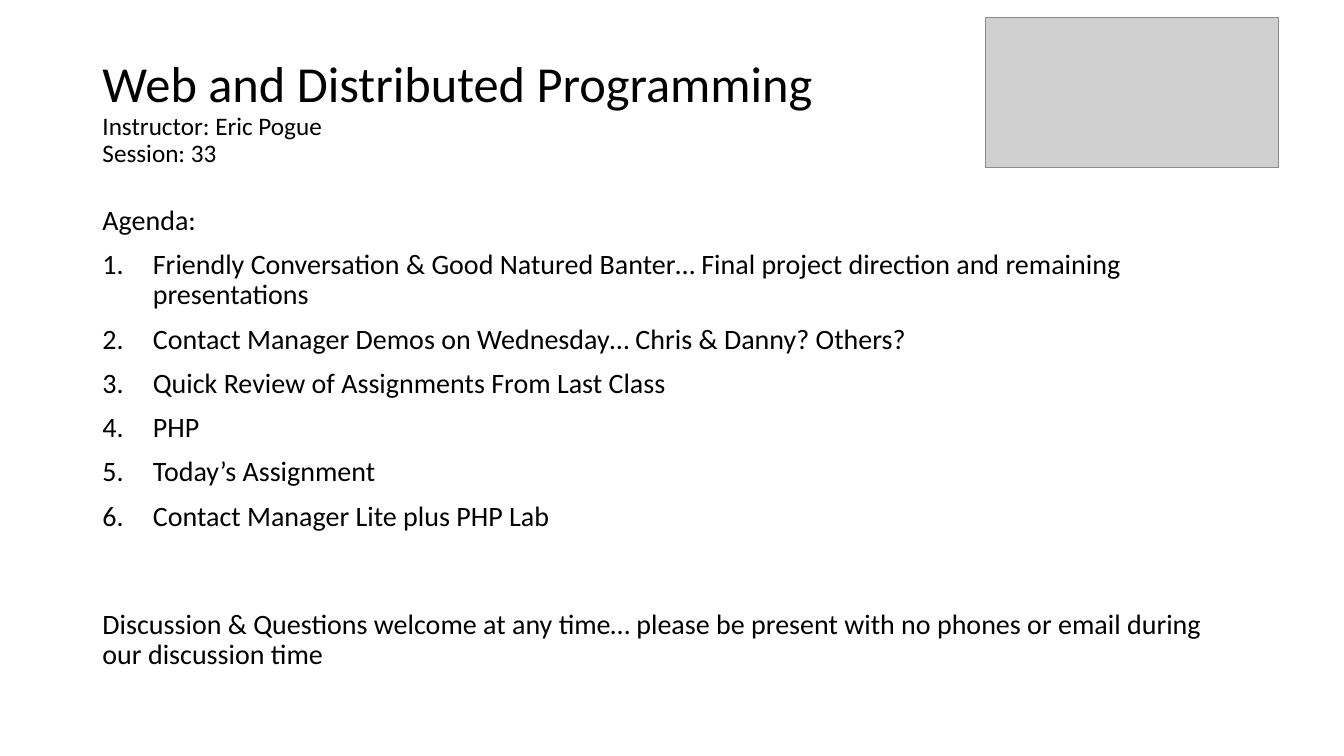
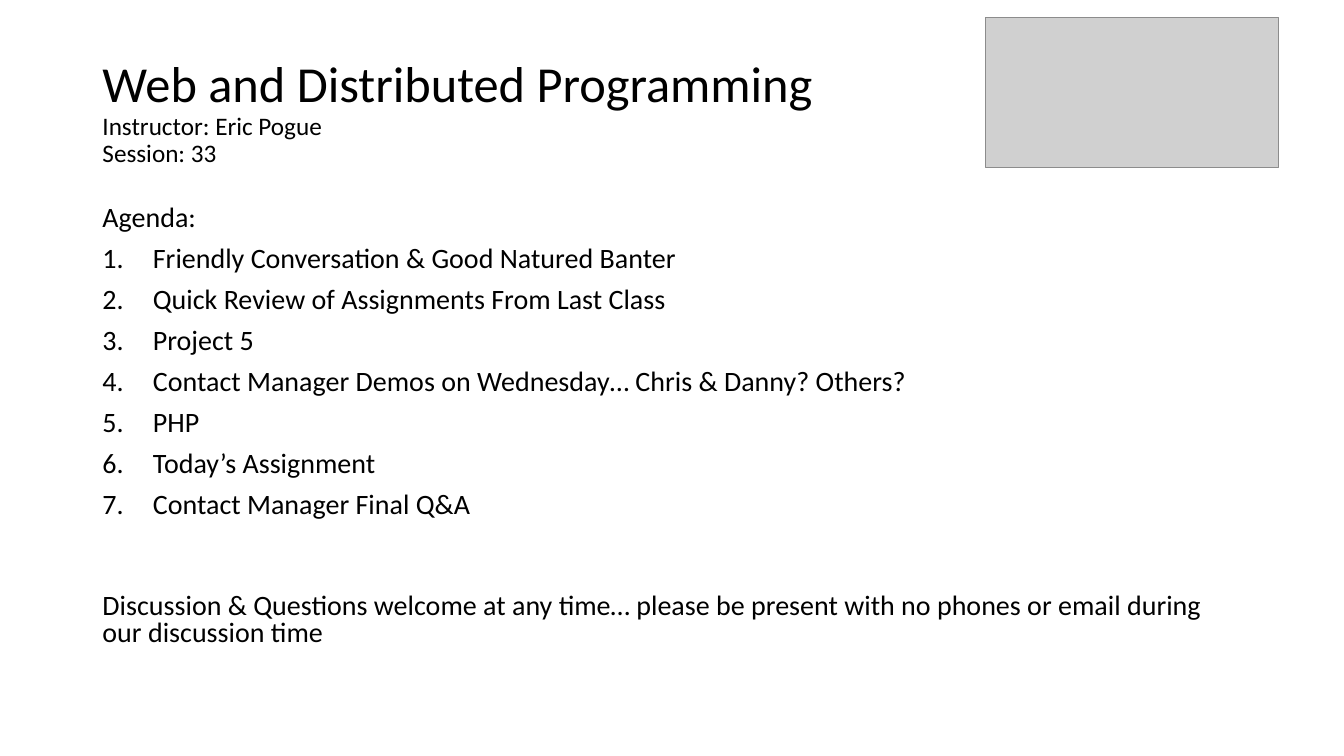
Before and after one commit to EricJPogue/www-epogue-info, a slide deck: slide 1 of CPSC-24700/Presentations/session-32.pptx. Drawn at 1344x756 pixels with LibreOffice and Linux fonts; fonts in the diff are those of the drawing; grey boxes stand for pictures. Boxes give left, top, right and bottom in pixels: in the first picture for what was removed or moved away, otherwise in the second. Text is boxed around its words. In the diff, an @@ line names an element or a change of style, - is before the commit and + after.

Commit message:
Update session 32 documents and php slides.

```diff
--- a/CPSC-24700/Presentations/session-32.pptx
+++ b/CPSC-24700/Presentations/session-32.pptx
@@ text at (102, 207, 1201, 643): line spacing 0.9 to 0.8 @@
@@ text at (153, 248, 676, 355): text changed @@
-1. Friendly Conversation & Good Natured Banter… Final project direction and remaining presentations
+1. Friendly Conversation & Good Natured Banter
+2. Quick Review of Assignments From Last Class
+3. Project 5
@@ text at (153, 373, 666, 398): paragraph removed @@
-3. Quick Review of Assignments From Last Class
@@ text at (153, 494, 470, 519): text changed @@
-6. Contact Manager Lite plus PHP Lab
+7. Contact Manager Final Q&A
```
Also in this commit, not shown: 1 slide added, 3 other files.
